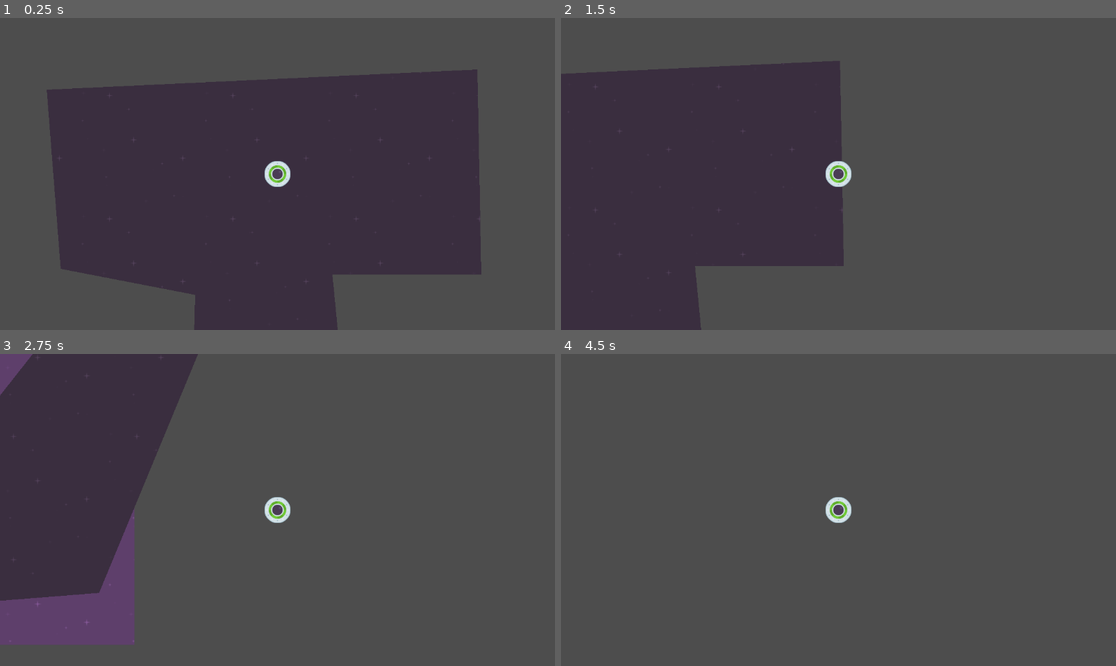
Above: before the commit, frames 1-4 (two rows, left to right).
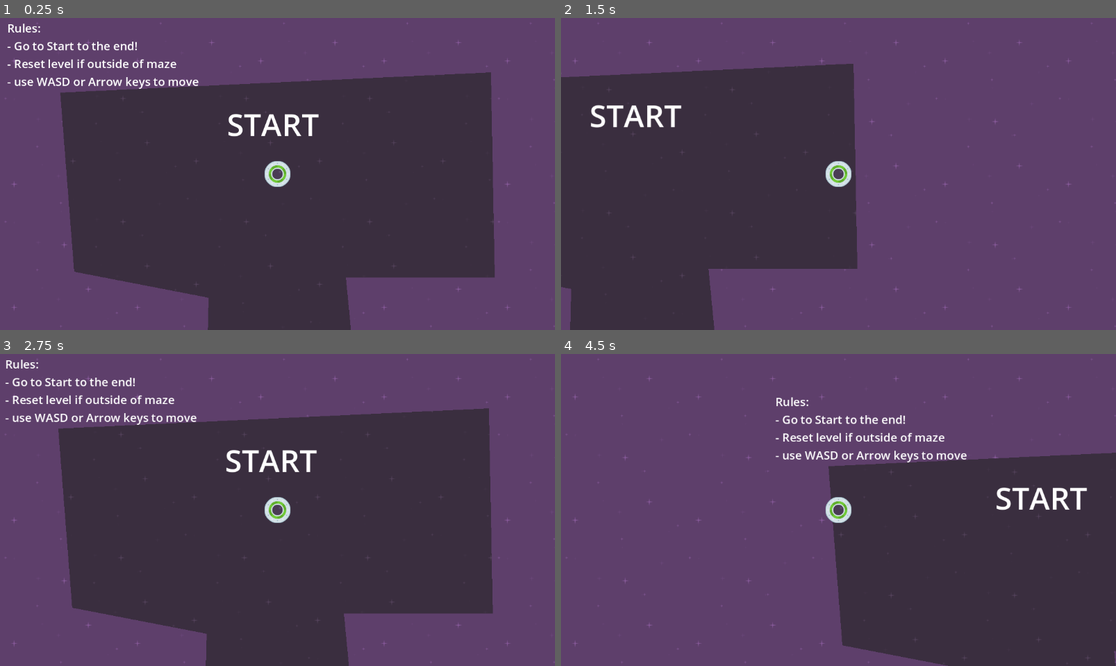
Above: after the commit, the same moments.

Repository: LHO-Developments/Godot-Projects
Game: Godot game, scene res://level_1.tscn
Same seed, same stepped clock (60 frames per second), same inputs: the game is played once before the commit and once after it.
Inputs:
- Up to frame 1 (0.25 s): no input
- Up to frame 2 (1.5 s): tap Enter at 0.5 s; hold Right (move_right) 0.53-1.28 s; hold Down (move_down) from 1.28 s (still down)
- Up to frame 3 (2.75 s): release Down (move_down) at 2.03 s; hold Right (move_right) from 2.03 s (still down)
- Up to frame 4 (4.5 s): release Right (move_right) at 2.78 s; hold Up (move_up) 2.78-3.53 s; hold A (move_left) from 3.53 s (still down)

The runs differ from the first frame. In frame 1, 50% of the frame differs, in the area x 0-100%, y 0-100%; in frame 2, 64%; in frame 3, 89%; in frame 4, 99%.

Commit message:
Add label + clean up project
add instructions to game, organize project, reduce collision to make it difficult

Diff:
--- a/Speedy Saucer/speedy-saucer/level.gd
+++ b/Speedy Saucer/speedy-saucer/level.gd
@@ -1,5 +1,4 @@
 extends Node2D
 
-# Called when the node enters the scene tree for the first time
-func _ready():
-	pass;
+func _on_maze_body_exited(body: Node2D) -> void:
+	get_tree().reload_current_scene();
--- a/Speedy Saucer/speedy-saucer/level_1.tscn
+++ b/Speedy Saucer/speedy-saucer/level_1.tscn
@@ -1,22 +1,68 @@
-[gd_scene load_steps=5 format=3 uid="uid://cx81fjgkmjddc"]
+[gd_scene load_steps=7 format=3 uid="uid://cx81fjgkmjddc"]
 
 [ext_resource type="Texture2D" uid="uid://c3adjbs1gkpwu" path="res://purple.png" id="1_3hls8"]
 [ext_resource type="Script" uid="uid://ba0j6suuw070q" path="res://level.gd" id="1_hn12h"]
 [ext_resource type="PackedScene" uid="uid://dcpphm7ol7une" path="res://player.tscn" id="2_hbghi"]
 [ext_resource type="PackedScene" uid="uid://cncxjbqr70wgq" path="res://maze.tscn" id="4_ihfcg"]
 
+[sub_resource type="LabelSettings" id="LabelSettings_ihfcg"]
+font_size = 64
+
+[sub_resource type="LabelSettings" id="LabelSettings_rka8t"]
+font_size = 24
+
 [node name="Level1" type="Node2D"]
 script = ExtResource("1_hn12h")
 
-[node name="Background" type="TextureRect" parent="."]
+[node name="Graphics" type="Node" parent="."]
+
+[node name="CanvasLayer" type="CanvasLayer" parent="Graphics"]
+layer = -10
+
+[node name="Background" type="TextureRect" parent="Graphics/CanvasLayer"]
 z_index = -100
-offset_right = 1152.0
-offset_bottom = 648.0
+anchors_preset = 15
+anchor_right = 1.0
+anchor_bottom = 1.0
+grow_horizontal = 2
+grow_vertical = 2
 texture = ExtResource("1_3hls8")
 stretch_mode = 1
 
+[node name="StartLabel" type="Label" parent="Graphics"]
+z_index = -25
+offset_left = -163.0
+offset_top = -544.0
+offset_right = 28.0
+offset_bottom = -456.0
+text = "START"
+label_settings = SubResource("LabelSettings_ihfcg")
+
+[node name="EndLabel" type="Label" parent="Graphics"]
+z_index = -25
+offset_left = -661.0
+offset_top = -1470.0
+offset_right = -470.0
+offset_bottom = -1382.0
+text = "END"
+label_settings = SubResource("LabelSettings_ihfcg")
+
+[node name="TutorialLabel" type="Label" parent="Graphics"]
+z_index = -25
+offset_left = -619.0
+offset_top = -716.0
+offset_right = 104.0
+offset_bottom = -537.0
+text = "Rules:
+- Go to Start to the end!
+- Reset level if outside of maze
+- use WASD or Arrow keys to move"
+label_settings = SubResource("LabelSettings_rka8t")
+
 [node name="Player" parent="." instance=ExtResource("2_hbghi")]
-position = Vector2(-30, -390)
+position = Vector2(-58, -396)
 
-[node name="Area2D" parent="." instance=ExtResource("4_ihfcg")]
+[node name="Maze" parent="." instance=ExtResource("4_ihfcg")]
 z_index = -50
+
+[connection signal="body_exited" from="Maze" to="." method="_on_maze_body_exited"]
--- a/Speedy Saucer/speedy-saucer/player.tscn
+++ b/Speedy Saucer/speedy-saucer/player.tscn
@@ -4,7 +4,7 @@
 [ext_resource type="Script" uid="uid://c2rgakxiwy2tr" path="res://player.gd" id="1_onrkg"]
 
 [sub_resource type="CircleShape2D" id="CircleShape2D_4flbx"]
-radius = 27.074
+radius = 5.0
 
 [node name="Player" type="RigidBody2D"]
 gravity_scale = 0.0
